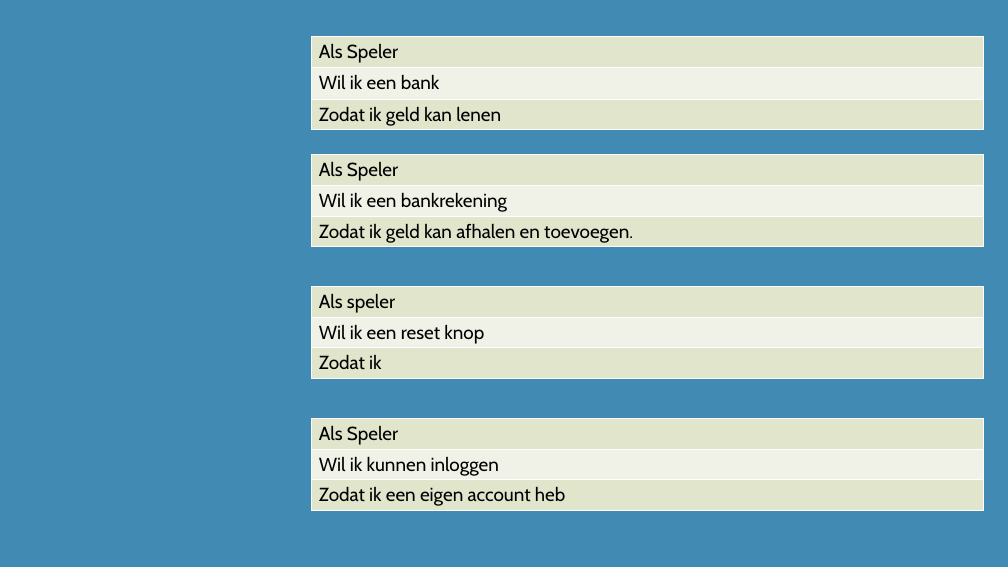
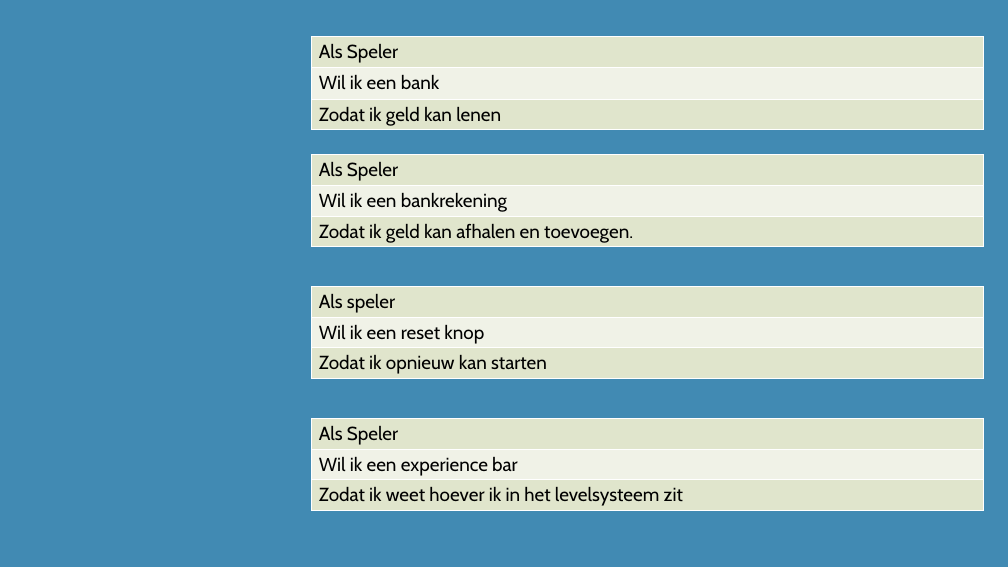
Before and after one commit to DiangeloHaaze/paardenrace, a slide deck: slide 4 of UserStories.pptx (slide 3 before the commit). Drawn at 1008x567 pixels with LibreOffice and Linux fonts; fonts in the diff are those of the drawing. Boxes give left, top, right and bottom in pixels: in the first picture for what was removed or moved away, otherwise in the second. Text is boxed around its words. In the diff, an @@ line names an element or a change of style, - is before the commit and + after.

Commit message:
1.1.5.5.5

```diff
--- a/UserStories.pptx
+++ b/UserStories.pptx
@@ table at (x1=312, y1=287, x2=984, y2=379) @@
-row 3, column 1: Zodat ik
+row 3, column 1: Zodat ik opnieuw kan starten
@@ table at (x1=312, y1=418, x2=984, y2=510) @@
-row 2, column 1: Wil ik kunnen inloggen
+row 2, column 1: Wil ik een experience bar
-row 3, column 1: Zodat ik een eigen account heb
+row 3, column 1: Zodat ik weet hoever ik in het levelsysteem zit
```
Also in this commit, not shown: 1 other slide changed, 28 slides added.
